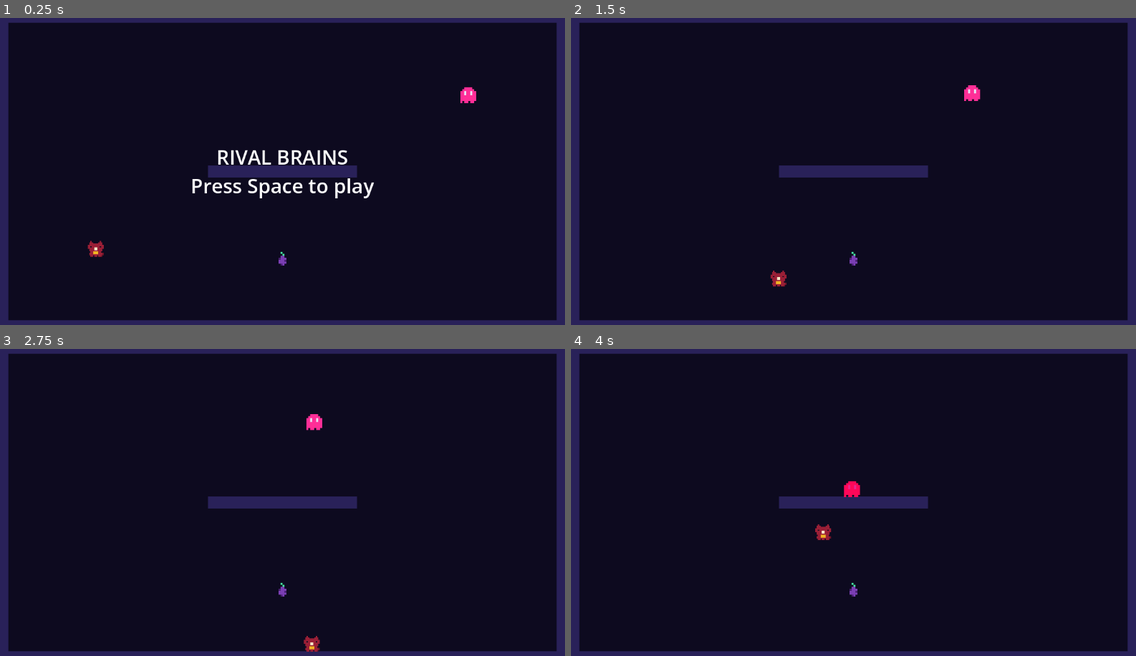
Above: before the commit, frames 1-4 (two rows, left to right).
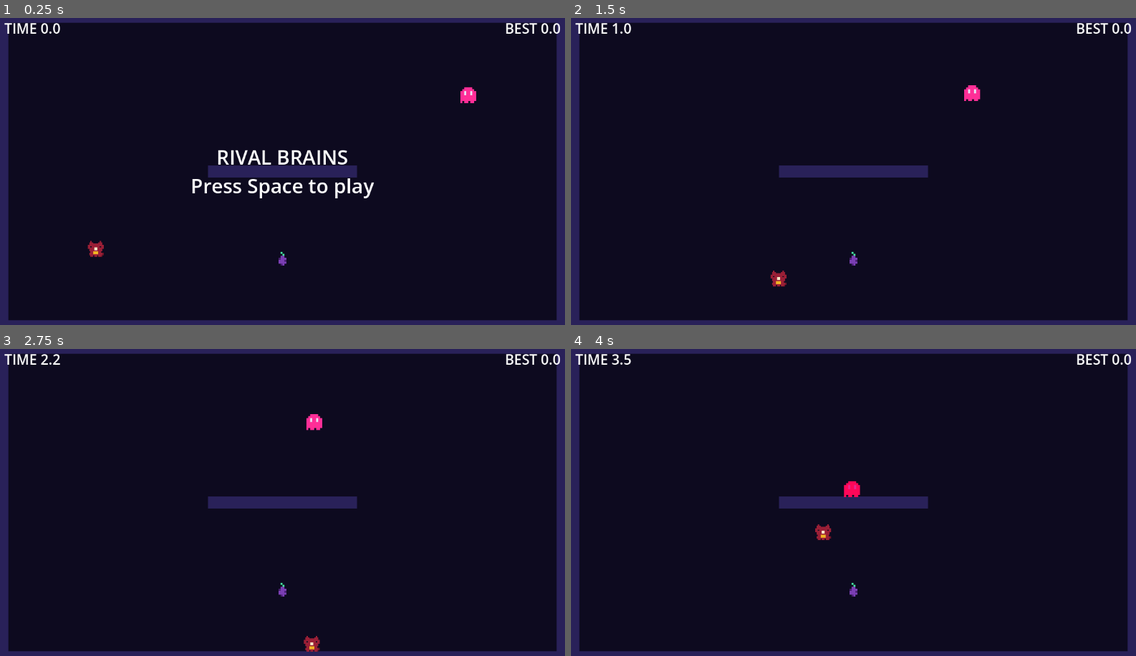
Above: after the commit, the same moments.

Repository: LucasCordova/rival-brains
Game: Godot game, scene res://main.tscn
The game is run twice, just before and just after one commit, with the same random seed, the same clock (stepped at 60 frames per second) and the same inputs.
Inputs:
- Up to frame 1 (0.25 s): no input
- Up to frame 2 (1.5 s): tap Space at 0.5 s; hold Right (move_right) 0.53-1.28 s; tap Enter (ui_accept) at 0.77 s; hold Down (move_down) from 1.28 s (still down)
- Up to frame 3 (2.75 s): tap Enter (ui_accept) at 1.52 s; release Down (move_down) at 2.03 s; hold Right (move_right) from 2.03 s (still down)
- Up to frame 4 (4 s): release Right (move_right) at 2.78 s; hold Up (move_up) 2.78-3.53 s; tap Enter (ui_accept) at 3.02, 3.77 s; hold Left (move_left) from 3.53 s (still down)

The runs differ from the first frame. In frame 1, 0.3% of the frame differs, in the area x 0-100%, y 1-6%; in frame 2, 0.3%; in frame 3, 0.3%; in frame 4, 0.3%.

Commit message:
demo6 lap 1: a HUD scene with survival time and best time

Diff:
--- a/game.gd
+++ b/game.gd
@@ -7,22 +7,27 @@
 var state: State = State.TITLE
 var player_start: Vector2
 var rival_start: Vector2
+var time_alive: float = 0.0
+var best_time: float = 0.0
 
 @onready var player: CharacterBody2D = $Player
 @onready var rival: CharacterBody2D = $Rival
 @onready var banner: Label = $UI/Banner
+@onready var hud: MarginContainer = $UI/HUD
 
 func _ready() -> void:
 	player_start = player.position
 	rival_start = rival.position
 	_change_state(State.TITLE)
 
-func _physics_process(_delta: float) -> void:
+func _physics_process(delta: float) -> void:
 	match state:
 		State.TITLE:
 			if Input.is_action_just_pressed("ui_accept"):
 				_change_state(State.PLAYING)
 		State.PLAYING:
+			time_alive += delta
+			hud.show_time(time_alive)
 			if player.global_position.distance_to(rival.global_position) < catch_distance:
 				_change_state(State.CAUGHT)
 		State.CAUGHT:
@@ -39,10 +44,16 @@
 			player.position = player_start
 			rival.position = rival_start
 			rival.calm()
+			time_alive = 0.0
+			hud.show_time(time_alive)
+			hud.show_best(best_time)
 			banner.text = "RIVAL BRAINS\nPress Space to play"
 			banner.visible = true
 		State.PLAYING:
 			banner.visible = false
 		State.CAUGHT:
+			if time_alive > best_time:
+				best_time = time_alive
+				hud.show_best(best_time)
 			banner.text = "CAUGHT!\nPress Space to try again"
 			banner.visible = true
--- /dev/null
+++ b/hud.gd
@@ -0,0 +1,10 @@
+extends MarginContainer
+
+@onready var time_label: Label = $Row/TimeLabel
+@onready var best_label: Label = $Row/BestLabel
+
+func show_time(seconds: float) -> void:
+	time_label.text = "TIME %.1f" % seconds
+
+func show_best(seconds: float) -> void:
+	best_label.text = "BEST %.1f" % seconds
--- /dev/null
+++ b/hud.tscn
@@ -0,0 +1,31 @@
+[gd_scene load_steps=2 format=3]
+
+[ext_resource type="Script" path="res://hud.gd" id="1_hud"]
+
+[node name="HUD" type="MarginContainer"]
+anchors_preset = 10
+anchor_right = 1.0
+offset_bottom = 66.0
+grow_horizontal = 2
+theme_override_constants/margin_left = 16
+theme_override_constants/margin_top = 16
+theme_override_constants/margin_right = 16
+theme_override_constants/margin_bottom = 16
+script = ExtResource("1_hud")
+
+[node name="Row" type="HBoxContainer" parent="."]
+layout_mode = 2
+
+[node name="TimeLabel" type="Label" parent="Row"]
+layout_mode = 2
+theme_override_font_sizes/font_size = 28
+text = "TIME 0.0"
+
+[node name="Spacer" type="Control" parent="Row"]
+layout_mode = 2
+size_flags_horizontal = 3
+
+[node name="BestLabel" type="Label" parent="Row"]
+layout_mode = 2
+theme_override_font_sizes/font_size = 28
+text = "BEST 0.0"
--- a/main.tscn
+++ b/main.tscn
@@ -1,10 +1,11 @@
-[gd_scene load_steps=6 format=3]
+[gd_scene load_steps=7 format=3]
 
 [ext_resource type="Script" path="res://game.gd" id="0_main"]
 [ext_resource type="PackedScene" path="res://walls.tscn" id="1_main"]
 [ext_resource type="PackedScene" path="res://player.tscn" id="2_main"]
 [ext_resource type="PackedScene" path="res://rival.tscn" id="3_main"]
 [ext_resource type="PackedScene" path="res://fig.tscn" id="4_main"]
+[ext_resource type="PackedScene" path="res://hud.tscn" id="5_main"]
 
 [node name="Main" type="Node2D"]
 script = ExtResource("0_main")
@@ -31,3 +32,5 @@
 theme_override_font_sizes/font_size = 40
 horizontal_alignment = 1
 vertical_alignment = 1
+
+[node name="HUD" parent="UI" instance=ExtResource("5_main")]
Not shown, added: hud.gd.uid
